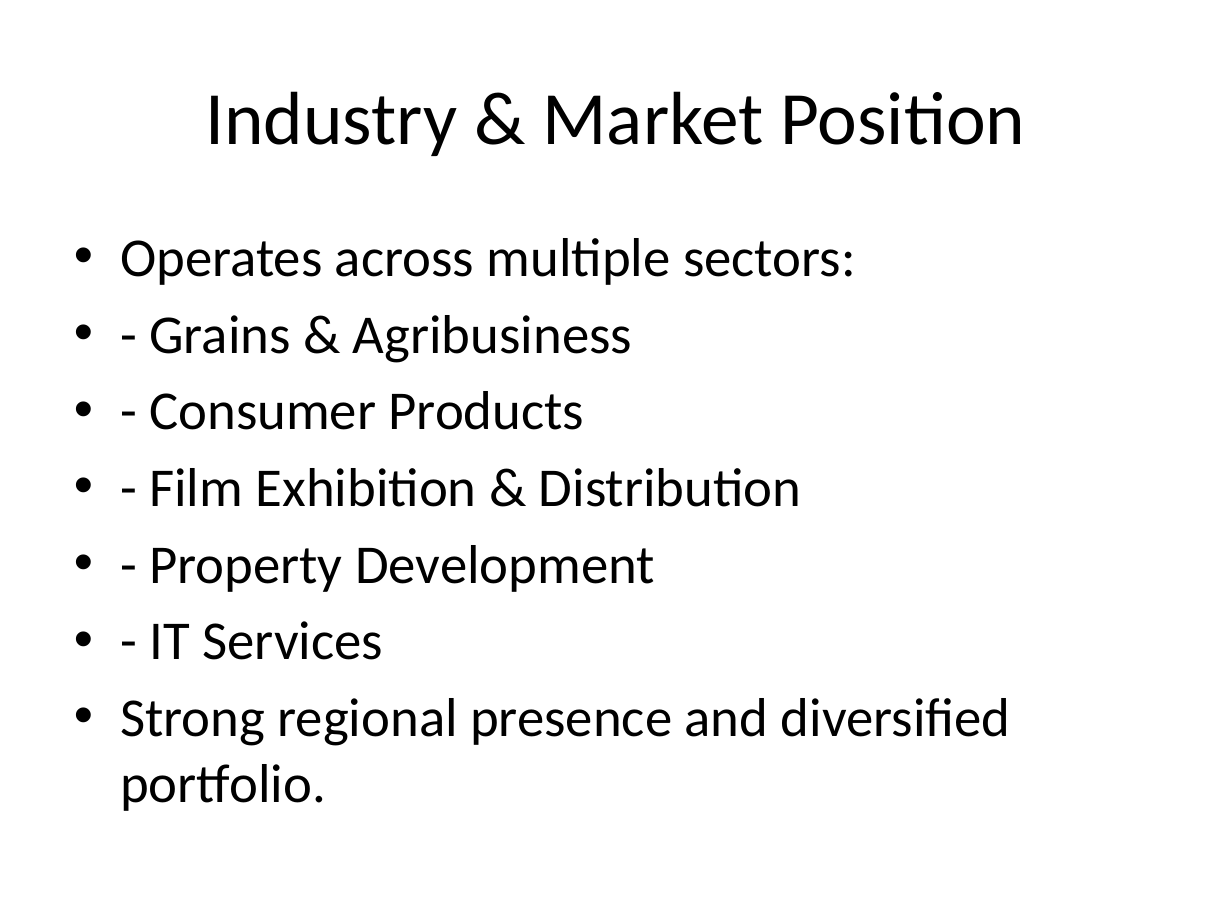
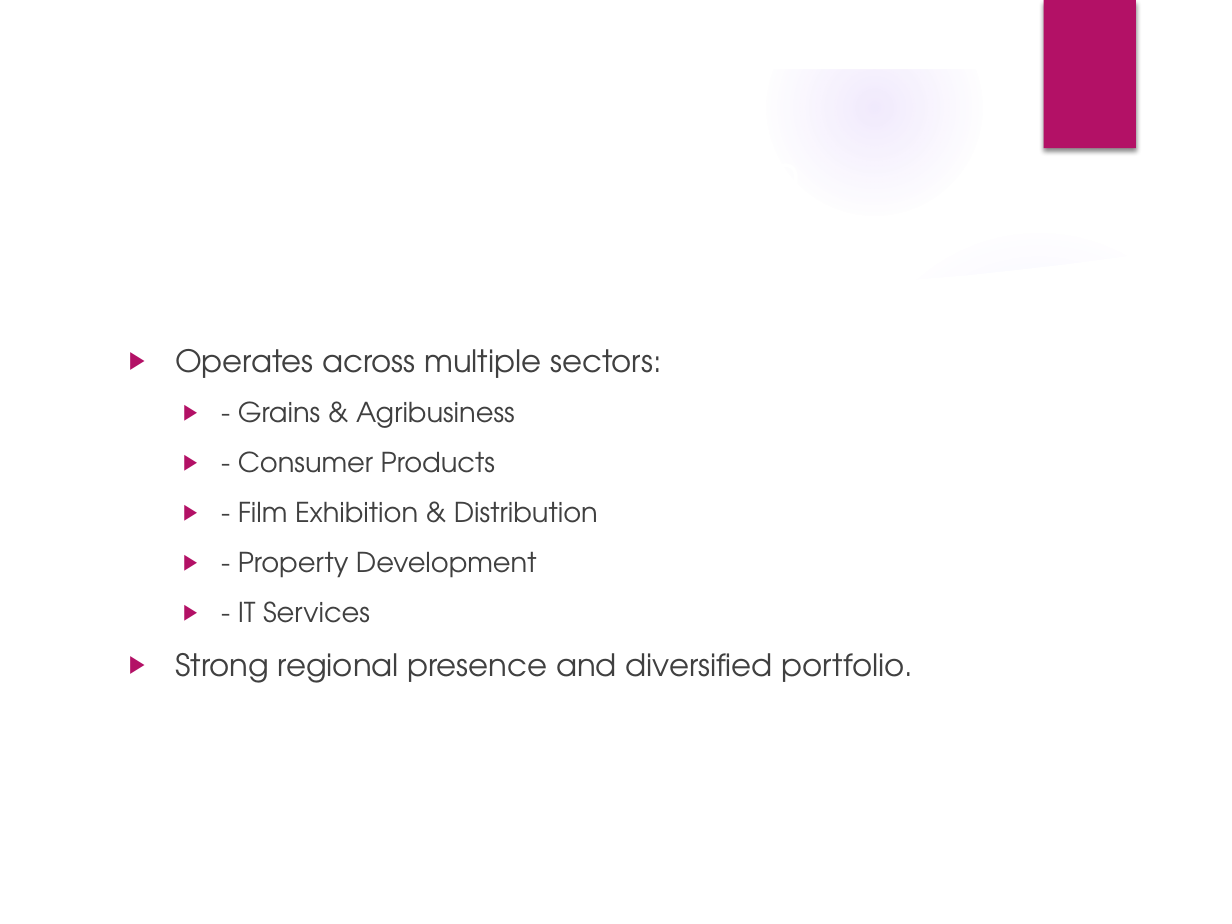
Before and after one commit to tello911/Learning, a slide deck: slide 6 of Company Research/PPB Group/PPB_Group_Strategic_Profile.pptx. Drawn at 1232x924 pixels with LibreOffice and Linux fonts; fonts in the diff are those of the drawing; background and template pictures are left out. Boxes give left, top, right and bottom in pixels: in the first picture for what was removed or moved away, otherwise in the second. Text is boxed around its words. In the diff, an @@ line names an element or a change of style, - is before the commit and + after.

```diff
--- a/Company Research/PPB Group/PPB_Group_Strategic_Profile.pptx
+++ b/Company Research/PPB Group/PPB_Group_Strategic_Profile.pptx
@@ group added at (x1=0, y1=0, x2=1232, y2=924): 4 ellipses, 2 freeform shapes @@
@@ rectangle added at (x1=1044, y1=0, x2=1136, y2=148), fill #B31166 @@
@@ title "Industry & Market Position" moved from (x1=205, y1=91, x2=1025, y2=156) to (x1=117, y1=124, x2=972, y2=221) @@
@@ title "Industry & Market Position" at (x1=117, y1=124, x2=972, y2=221): size 44 to 32 pt, font Calibri to TeX Gyre Adventor, text colour #000000 to #FFFFFF; alignment centre to left @@
@@ text "Operates across multiple sectors:" moved from (x1=120, y1=238, x2=1011, y2=811) to (x1=175, y1=349, x2=913, y2=683) @@
@@ text "Operates across multiple sectors:" at (x1=175, y1=349, x2=913, y2=683): size 32 to 18 pt in "Operates across multiple sectors:", "Strong regional presence and diversified portfolio."; font Calibri to TeX Gyre Adventor, text colour #000000 to #404040; size 32 to 16 pt in "- Grains & Agribusiness", "- Consumer Products", "- Film Exhibition & Distribution", "- Property Development" and 1 more places; bullet • to ▶; more space between paragraphs; list level 1 to 2 in "- Grains & Agribusiness"; list level 1 to 2 in "- Consumer Products"; list level 1 to 2 in "- Film Exhibition & Distribution"; list level 1 to 2 in "- Property Development"; list level 1 to 2 in "- IT Services" @@
```
Also in this commit, not shown: 14 other slides changed, 1 slide added, 1 other file.
